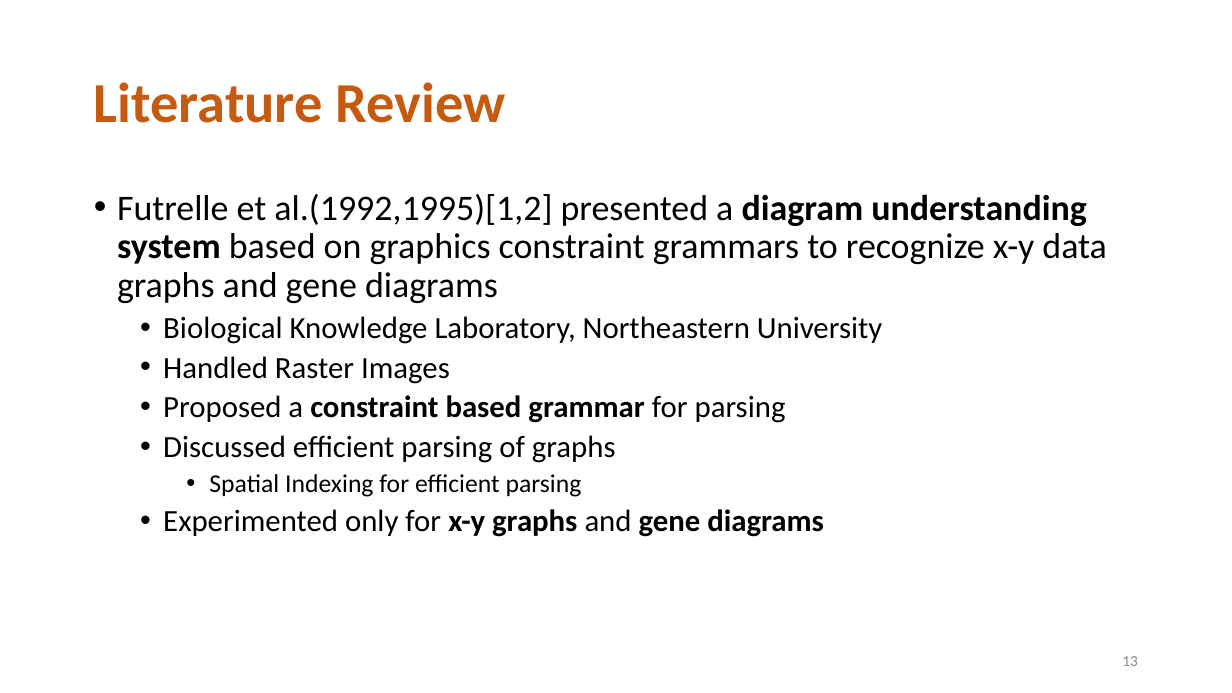
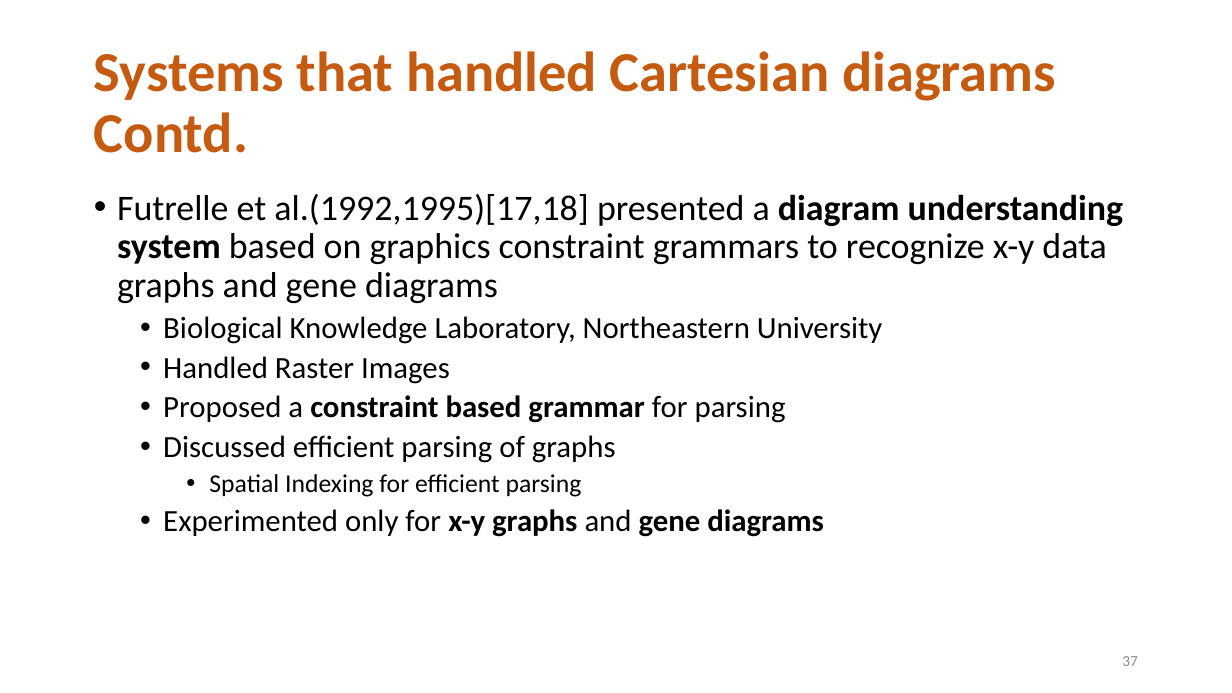
Before and after one commit to diunuge/Paper---Automatic-Assessment-of-Student-Answers-Consisting-of-Venn-and-Euler-Diagrams, a slide deck: slide 37 of MSc review/2/MSC review.pptx (slide 13 before the commit). Drawn at 1232x693 pixels with LibreOffice and Linux fonts; fonts in the diff are those of the drawing; background and template pictures are left out. Boxes give left, top, right and bottom in pixels: in the first picture for what was removed or moved away, otherwise in the second. Text is boxed around its words. In the diff, an @@ line names an element or a change of style, - is before the commit and + after.

```diff
--- a/MSc review/2/MSC review.pptx
+++ b/MSc review/2/MSC review.pptx
@@ title at (94,51,1056,153): text changed @@
-Literature Review
+Systems that handled Cartesian diagrams Contd.
@@ text at (117,194,1124,303): text changed @@
-• Futrelle et al.(1992,1995)[1,2] presented a diagram understanding system based on graphics constraint grammars to recognize x-y data graphs and gene diagrams
+• Futrelle et al.(1992,1995)[17,18] presented a diagram understanding system based on graphics constraint grammars to recognize x-y data graphs and gene diagrams
@@ page number at (1122,656,1138,666): text changed @@
-13
+37
```
Also in this commit, not shown: 13 other slides changed, 24 slides added, 7 slides removed, 6 other files.
